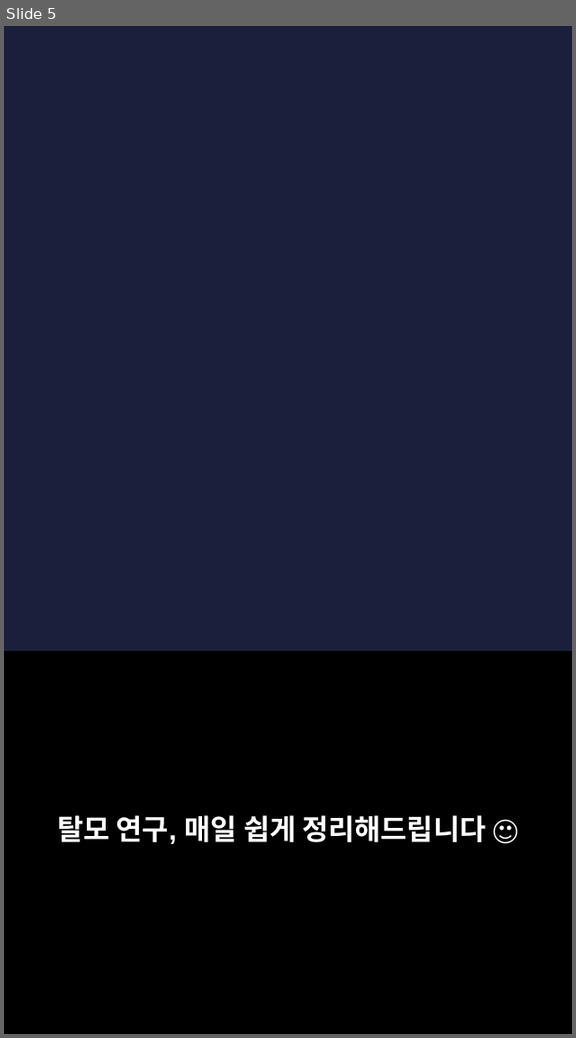
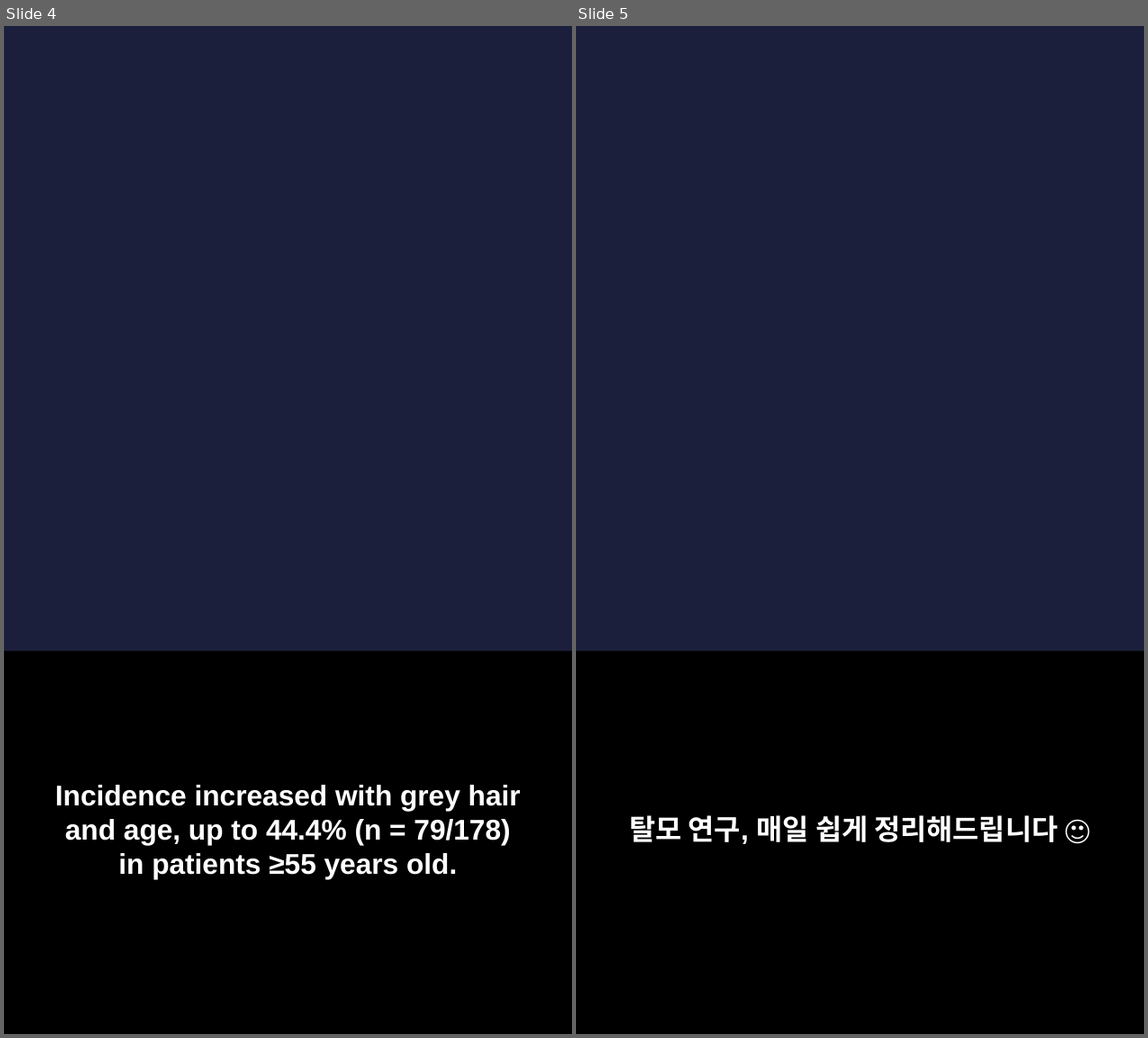
Before and after one commit to hyokang2010-BJ-ANTH/product-builder-test, a slide deck: pwa/data/latest/slides.pptx. Shown side by side, each under a label of ours: slide 5 before the commit, slides 4 and 5 after it. The pictures are 576x1038 and 1148x1038 pixels, drawn with LibreOffice and Linux fonts; fonts in the diff are those of the drawing; background and template pictures are left out. Boxes give left, top, right and bottom in pixels: in the first picture for what was removed or moved away, otherwise in the second. Text is boxed around its words. In the diff, an @@ line names an element or a change of style, - is before the commit and + after.

```diff
--- a/pwa/data/latest/slides.pptx
+++ b/pwa/data/latest/slides.pptx
@@ slide 4 added at [4,26,572,1034], background picture (left out) @@
@@ rectangle added at [4,652,572,1034], fill #000000 @@
@@ text added at [55,785,521,879], 22 pt, text #FFFFFF, bold @@
+Incidence increased with grey hair and age, up to 44.4% (n = 79/178) in patients ≥55 years old.
```
Also in this commit, not shown: 3 slides changed, 4 other slides added, 4 slides removed, 26 other files.
